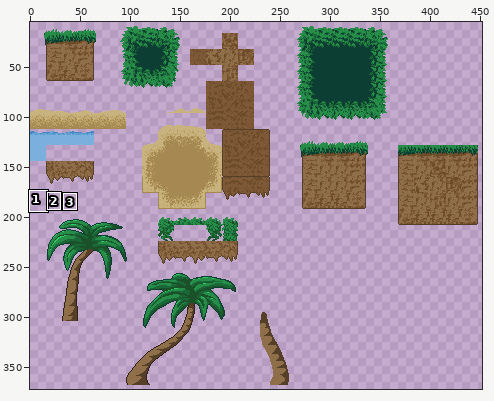
One commit to this sprite sheet: assets/tilesets/Tilemap_Set.png. Above, an overview of the earlier version with the close-up marked.
Close-up. The starting point:
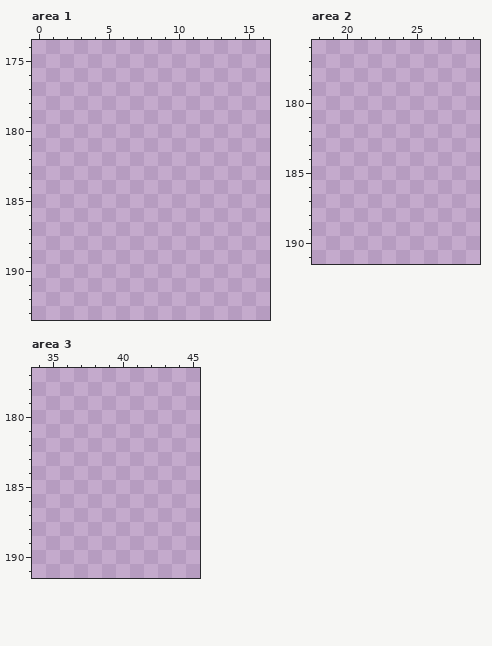
The file is 512x512 pixels. Colours within 5 levels of each other are drawn and written as one. Shown: area 1: x 0..16, y 174..193; area 2: x 18..29, y 176..191; area 3: x 34..45, y 177..191. The wide view leaves out empty margins. The commit also changed other parts of the picture, which this record leaves out.
After:
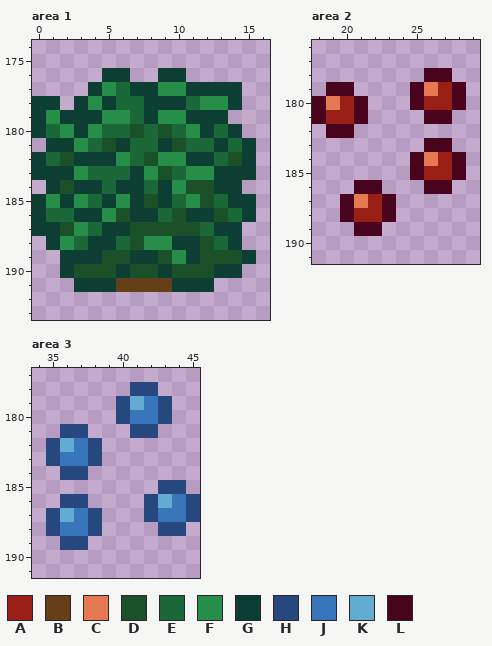
Palette (. is transparent): A #9a1f16  B #653f18  C #e67852  D #1b5129  E #1a6838  F #278e4a  G #0c3e34  H #27487e  J #3975bb  K #62abd3  L #49041d
Edits made:
Area 1:
The edit adds colour B in row 191 at x 6 to 9.
The edit adds colour D in row 180 at x 7 and 9; in row 181 at x 5 and 10; in row 182 at x 2, 8 and 14; in row 183 at x 9; in row 184 at x 2 and 11 to 12; in row 185 at x 8 and 12.
The edit adds colour D in row 186 at x 6, 10 and 13; in row 187 at x 2 and 7 to 11; in row 188 at x 7 and 12; in row 189 at x 5 to 6, 9 and 12 to 14; in row 190 at x 3 to 5, 7 to 8 and 10 to 12.
The edit adds colour E in row 177 at x 6; in row 178 at x 6 to 7 and 11; in row 179 at x 7; in row 180 at x 1, 5 to 6, 8, 10 and 13; in row 181 at x 4, 7 to 8, 11 to 12 and 14; in row 182 at x 1, 7 and 13.
The edit adds colour E in row 183 at x 4 to 6 and 10; in row 184 at x 5 and 8; in row 185 at x 4, 10 and 13; in row 186 at x 1 to 2, 9 and 14; in row 187 at x 4 and 12; in row 188 at x 3, 6 and 13.
The edit adds colour F in row 177 at x 5 and 9 to 10; in row 178 at x 4 and 12 to 13; in row 179 at x 1, 5 to 6 and 9 to 10; in row 180 at x 2, 4 and 11; in row 181 at x 3; in row 182 at x 6 and 9 to 10.
The edit adds colour F in row 183 at x 3, 8 and 11 to 12; in row 184 at x 10; in row 185 at x 1, 3, 6 and 11; in row 186 at x 5; in row 187 at x 3; in row 188 at x 2 and 8 to 9.
The edit adds colour F in row 189 at x 10.
The edit adds colour G in row 176 at x 5 to 6 and 9 to 10; in row 177 at x 4, 7 to 8 and 11 to 14; in row 178 at x 0 to 1, 3, 5, 8 to 10 and 14; in row 179 at x 0, 2 to 4, 8 and 11 to 13; in row 180 at x 0, 3, 12 and 14; in row 181 at x 1 to 2, 6, 9, 13 and 15.
The edit adds colour G in row 182 at x 0, 3 to 5, 11 to 12 and 15; in row 183 at x 0 to 2, 7 and 13 to 15; in row 184 at x 1, 3 to 4, 6 to 7, 9 and 13 to 14; in row 185 at x 0, 2, 5, 7, 9 and 14 to 15; in row 186 at x 0, 3 to 4, 7 to 8, 11 to 12 and 15; in row 187 at x 0 to 1, 5 to 6 and 13 to 14.
The edit adds colour G in row 188 at x 1, 4 to 5, 10 to 11 and 14; in row 189 at x 2 to 4, 7 to 8, 11 and 15; in row 190 at x 2, 6, 9 and 13 to 14; in row 191 at x 3 to 5 and 10 to 12.
Area 2:
The edit adds colour A in row 179 at x 27; in row 180 at x 20 and 26 to 27; in row 181 at x 19 to 20; in row 184 at x 27; in row 185 at x 26 to 27; in row 187 at x 22.
The edit adds colour A in row 188 at x 21 to 22.
The edit adds colour C in row 179 at x 26; in row 180 at x 19; in row 184 at x 26; in row 187 at x 21.
The edit adds colour L in row 178 at x 26 to 27; in row 179 at x 19 to 20, 25 and 28; in row 180 at x 18, 21, 25 and 28; in row 181 at x 18, 21 and 26 to 27; in row 182 at x 19 to 20; in row 183 at x 26 to 27.
The edit adds colour L in rows 184 to 185 at x 25 and 28; in row 186 at x 21 to 22 and 26 to 27; in rows 187 to 188 at x 20 and 23; in row 189 at x 21 to 22.
Area 3:
The edit adds colour H in row 178 at x 41 to 42; in rows 179 to 180 at x 40 and 43; in row 181 at x 36 to 37 and 41 to 42; in rows 182 to 183 at x 35 and 38; in row 184 at x 36 to 37; in row 185 at x 43 to 44.
The edit adds colour H in row 186 at x 36 to 37, 42 and 45; in row 187 at x 35, 38, 42 and 45; in row 188 at x 35, 38 and 43 to 44; in row 189 at x 36 to 37.
The edit adds colour J in row 179 at x 42; in row 180 at x 41 to 42; in row 182 at x 37; in row 183 at x 36 to 37; in row 186 at x 44; in row 187 at x 37 and 43 to 44.
The edit adds colour J in row 188 at x 36 to 37.
The edit adds colour K in row 179 at x 41; in row 182 at x 36; in row 186 at x 43; in row 187 at x 36.
